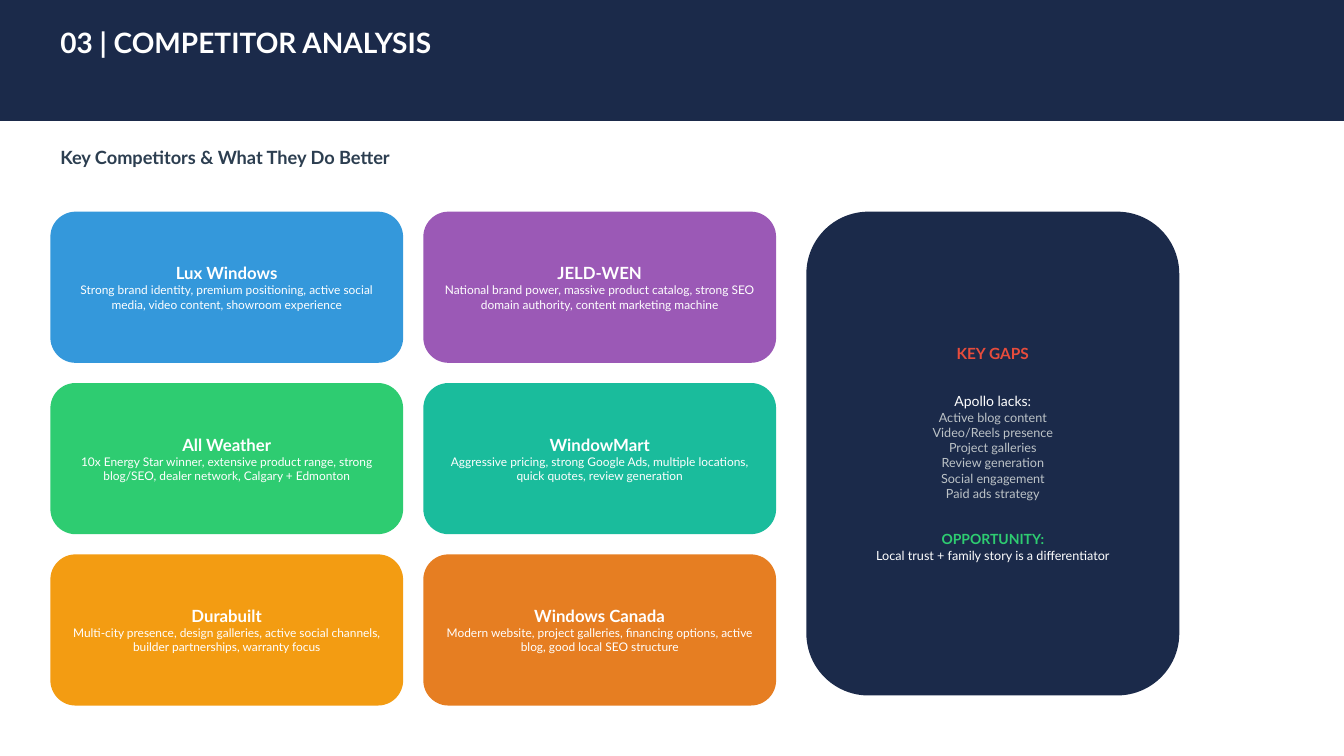
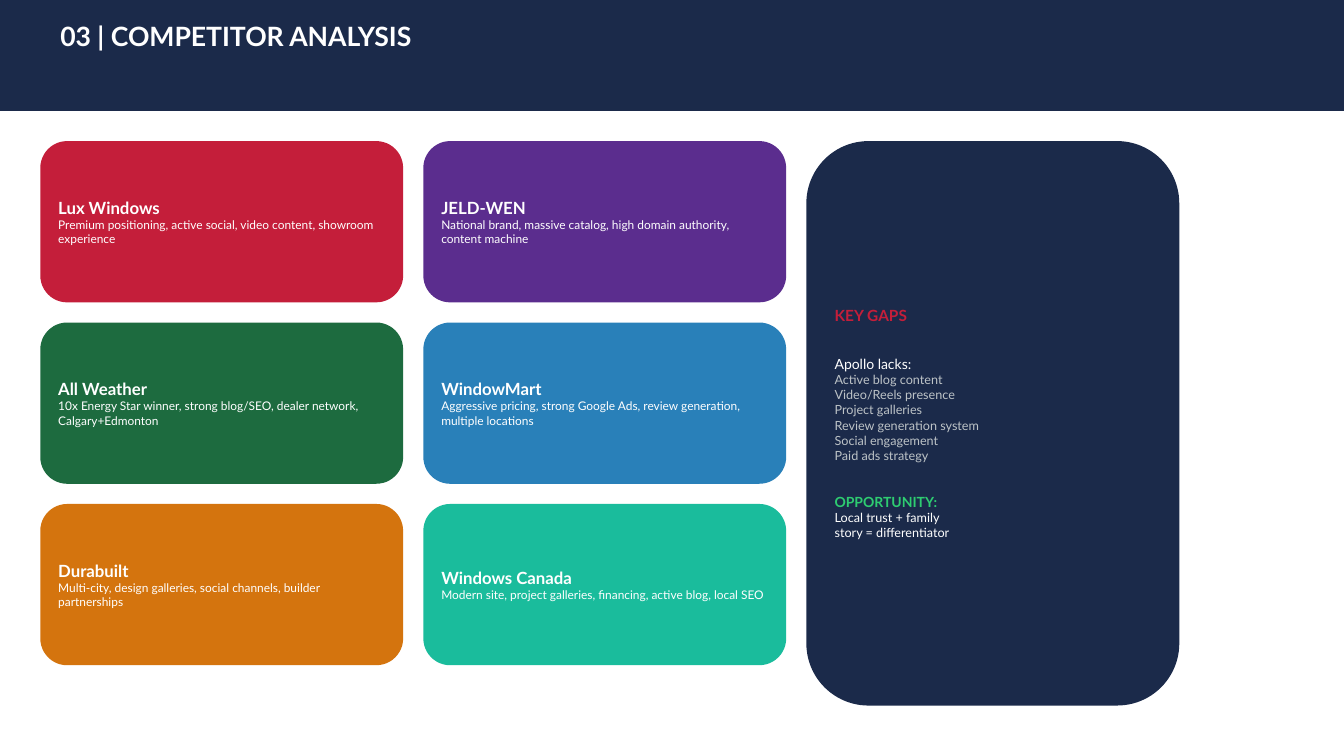
Before and after one commit to shivam9kedia/kiro, a slide deck: slide 5 of Apollo_Windows_3Month_Marketing_Roadmap.pptx. Drawn at 1344x756 pixels with LibreOffice and Linux fonts; fonts in the diff are those of the drawing. Boxes give left, top, right and bottom in pixels: in the first picture for what was removed or moved away, otherwise in the second. Text is boxed around its words. In the diff, an @@ line names an element or a change of style, - is before the commit and + after.

Commit message:
Apollo Windows 3-Month Marketing Roadmap v2
- Brand colors: Red (#C41E3A) + Navy (#1B2A4A)
- Ad budget: $300/mo ($200 profile visits + $100 engagement)
- Standard Plan: INR 10K/mo (8-11 posts, FB+IG)
- Business Plan: INR 18K/mo (18-20 posts, 4 platforms, ads mgmt)
- 16 professionally designed slides
- Realistic KPIs, no fake promises

```diff
--- a/Apollo_Windows_3Month_Marketing_Roadmap.pptx
+++ b/Apollo_Windows_3Month_Marketing_Roadmap.pptx
@@ rectangle: place and size @@
-rectangle at bbox=[0, 0, 1344, 121]
+rectangle at bbox=[0, 0, 1344, 111]
@@ text "03 | COMPETITOR ANALYSIS" at bbox=[60, 26, 411, 47]: size 20 to 19 pt @@
@@ rounded rectangle "Lux Windows": place and size @@
-rounded rectangle "Lux Windows" at bbox=[50, 212, 403, 363]
+rounded rectangle "Lux Windows" at bbox=[40, 141, 403, 302]
@@ rounded rectangle "Lux Windows" at bbox=[40, 141, 403, 302]: fill #3498DB to #C41E3A @@
@@ rounded rectangle "JELD-WEN": place and size @@
-rounded rectangle "JELD-WEN" at bbox=[423, 212, 776, 363]
+rounded rectangle "JELD-WEN" at bbox=[423, 141, 786, 302]
@@ rounded rectangle "JELD-WEN" at bbox=[423, 141, 786, 302]: fill #9B59B6 to #5B2D8E @@
@@ rounded rectangle "KEY GAPS": place and size @@
-rounded rectangle "KEY GAPS" at bbox=[807, 212, 1180, 696]
+rounded rectangle "KEY GAPS" at bbox=[807, 141, 1180, 706]
@@ text removed at bbox=[60, 150, 390, 167] @@
-Key Competitors & What They Do Better
@@ text in rounded rectangle at bbox=[58, 201, 160, 214]: alignment centre to left @@
@@ text in rounded rectangle at bbox=[441, 202, 525, 214]: alignment centre to left @@
@@ text in rounded rectangle at bbox=[58, 220, 373, 245]: text changed @@
-Strong brand identity, premium positioning, active social media, video content, showroom experience
+Premium positioning, active social, video content, showroom experience
@@ text in rounded rectangle at bbox=[441, 220, 729, 243]: text changed @@
-National brand power, massive product catalog, strong SEO domain authority, content marketing machine
+National brand, massive catalog, high domain authority, content machine
@@ rounded rectangle "All Weather": place and size @@
-rounded rectangle "All Weather" at bbox=[50, 383, 403, 534]
+rounded rectangle "All Weather" at bbox=[40, 323, 403, 484]
@@ rounded rectangle "All Weather" at bbox=[40, 323, 403, 484]: fill #2ECC71 to #1D6B3F @@
@@ rounded rectangle "WindowMart": place and size @@
-rounded rectangle "WindowMart" at bbox=[423, 383, 776, 534]
+rounded rectangle "WindowMart" at bbox=[423, 323, 786, 484]
@@ rounded rectangle "WindowMart" at bbox=[423, 323, 786, 484]: fill #1ABC9C to #2980B9 @@
@@ text in rounded rectangle at bbox=[835, 310, 955, 507]: text colour #E74C3C to #C41E3A in "KEY GAPS"; alignment centre to left @@
@@ text in rounded rectangle at bbox=[58, 382, 147, 395]: alignment centre to left @@
@@ text in rounded rectangle at bbox=[441, 382, 541, 395]: alignment centre to left @@
@@ text in rounded rectangle at bbox=[58, 401, 358, 427]: text changed @@
-10x Energy Star winner, extensive product range, strong blog/SEO, dealer network, Calgary + Edmonton
+10x Energy Star winner, strong blog/SEO, dealer network, Calgary+Edmonton
@@ text in rounded rectangle at bbox=[441, 401, 740, 427]: text changed @@
-Aggressive pricing, strong Google Ads, multiple locations, quick quotes, review generation
+Aggressive pricing, strong Google Ads, review generation, multiple locations
@@ text in rounded rectangle at bbox=[835, 421, 979, 433]: text changed @@
-Review generation
+Review generation system
@@ rounded rectangle "Durabuilt": place and size @@
-rounded rectangle "Durabuilt" at bbox=[50, 555, 403, 706]
+rounded rectangle "Durabuilt" at bbox=[40, 504, 403, 665]
@@ rounded rectangle "Durabuilt" at bbox=[40, 504, 403, 665]: fill #F39C12 to #D4740E @@
@@ rounded rectangle "Windows Canada": place and size @@
-rounded rectangle "Windows Canada" at bbox=[423, 555, 776, 706]
+rounded rectangle "Windows Canada" at bbox=[423, 504, 786, 665]
@@ rounded rectangle "Windows Canada" at bbox=[423, 504, 786, 665]: fill #E67E22 to #1ABC9C @@
@@ text in rounded rectangle at bbox=[835, 512, 949, 539]: text changed @@
-Local trust + family story is a differentiator
+Local trust + family
+story = differentiator
@@ text in rounded rectangle at bbox=[58, 564, 128, 577]: alignment centre to left @@
@@ text in rounded rectangle at bbox=[58, 583, 320, 608]: text changed @@
-Multi-city presence, design galleries, active social channels, builder partnerships, warranty focus
+Multi-city, design galleries, social channels, builder partnerships
@@ text in rounded rectangle at bbox=[441, 590, 764, 601]: text changed @@
-Modern website, project galleries, financing options, active blog, good local SEO structure
+Modern site, project galleries, financing, active blog, local SEO
@@ text in rounded rectangle at bbox=[441, 571, 572, 584]: alignment centre to left @@
```
Also in this commit, not shown: 13 other slides changed, 2 slides added, 1 slide removed, 5 other files.
